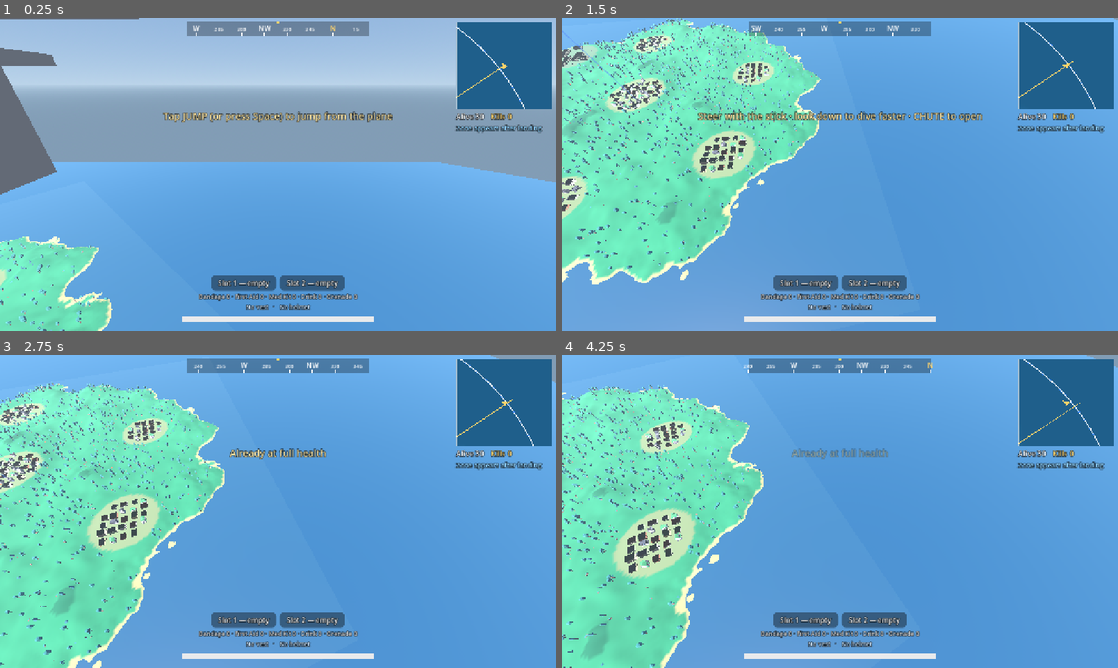
Above: before the commit, frames 1-4 (two rows, left to right).
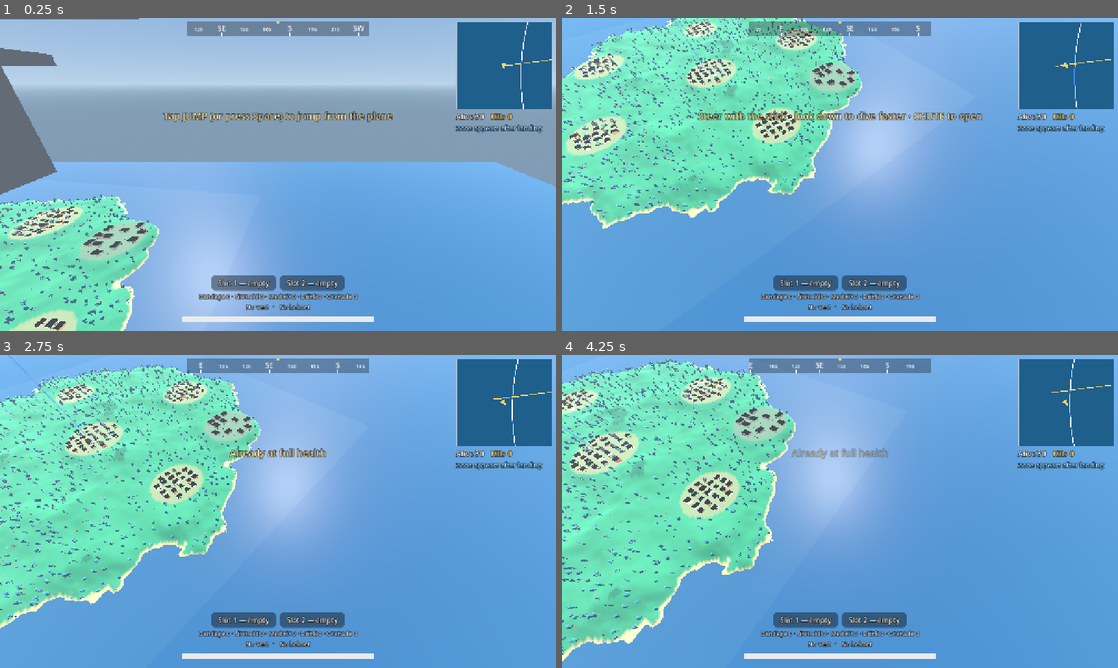
Above: after the commit, the same moments.

Repository: plummz/CLASS-APP
Game: Godot game, scene res://main.tscn
Two runs of this game, one before a commit and one after it. Both use one fixed random seed, a clock stepped at 60 frames per second and the inputs below.
Inputs (mouse positions are in pixels of both pictures, inside the frame that each line leads up to):
- Up to frame 1 (0.25 s): no input
- Up to frame 2 (1.5 s): tap Space (jump) at 0.5, 0.77 s; move the mouse to (962, 158) at 0.52 s; press the mouse at (962, 158) at 0.53 s; hold D (move_right) 0.53-1.28 s; right-click (962, 158) at 0.6 s; move the mouse to (812, 174) at 1.27 s; release the mouse at (812, 174) at 1.28 s; hold W (move_forward) from 1.28 s (still down); click (812, 174) at 1.35 s
- Up to frame 3 (2.75 s): keep holding W (move_forward); tap Space (jump) at 1.52 s; tap H (heal) at 1.55 s; move the mouse to (289, 505) at 2.02 s; hold H (heal) from 2.03 s (still down); tap F (interact) at 2.3 s
- Up to frame 4 (4.25 s): keep holding W (move_forward); move the mouse to (834, 517) at 2.77 s; release H (heal) at 2.78 s; tap F (interact) at 2.85 s; tap Space (jump) at 3.02, 3.77 s; tap Shift (run) at 3.05 s; move the mouse to (878, 514) at 3.52 s; hold Shift (run) from 3.53 s (still down); right-click (878, 514) at 3.8 s

The runs differ from the first frame. In frame 1, 21% of the frame differs, in the area x 0-100%, y 1-100%; in frame 2, 37%, in the area x 0-100%, y 0-100%; in frame 3, 33%; in frame 4, 33%.

Commit message:
v1.9.28: Battle Royale 3D doors and walk-in houses
- Fix: house floors sat 30 cm above the ground, so the doorway was a step
  the player could not climb. Floors are now level with the ground.
- New: hinged doors on house entrances; F / the context button (OPEN /
  CLOSE / PICK UP) opens and closes them, and bots open doors they reach.
- Player steps up ledges up to ~35 cm; more town plots are walk-in houses.
- New --doortest check: closed door blocks, opened door lets you in (6/6).
- Changelog 1.9.28, cache v1.5.96-20261007-royale-doors.

Co-Authored-By: Claude Opus 5.5 <noreply@anthropic.com>

Diff:
--- a/godot/royale3d/scripts/player.gd
+++ b/godot/royale3d/scripts/player.gd
@@ -519,6 +519,12 @@
 	else:
 		velocity.y -= GRAVITY * delta
 	move_and_slide()
+	# Step up small ledges (curbs, sills) instead of stopping dead in front of them
+	if is_on_floor() and direction.length_squared() > 0.01 and is_on_wall():
+		var step := Vector3(0, 0.38, 0)
+		var ahead := direction.normalized() * 0.25
+		if not test_move(global_transform, step) and not test_move(global_transform.translated(step), ahead):
+			global_position += step + ahead
 	# Water: wading slows you and deep water pushes you back to shore
 	if global_position.y < -0.6:
 		velocity.x *= 0.6
--- a/godot/royale3d/scripts/royale_game.gd
+++ b/godot/royale3d/scripts/royale_game.gd
@@ -130,7 +130,9 @@
 	_apply_settings()
 	loading_layer.queue_free()
 	_start_plane()
-	if smoke_mode:
+	if "--doortest" in args:
+		_run_door_test.call_deferred()
+	elif smoke_mode:
 		_run_smoke.call_deferred()
 	else:
 		for a in args:
@@ -715,17 +717,55 @@
 func prompt_text() -> String:
 	if player == null or player.state != "ground" or ended:
 		return ""
+	var key := "" if RoyalePlayer.is_touch_platform() else " [F]"
 	var item := nearby_loot()
-	if item.is_empty():
+	if not item.is_empty():
+		return "Pick up %s%s" % [Items.describe(item), key]
+	var door := nearby_door()
+	if not door.is_empty():
+		return ("Close door%s" if bool(door.open) else "Open door%s") % key
+	return ""
+
+## Label for the context button: PICK UP, OPEN or CLOSE (empty = hide the button).
+func interact_label() -> String:
+	if player == null or player.state != "ground":
 		return ""
-	var key := "" if RoyalePlayer.is_touch_platform() else " [F]"
-	return "Pick up %s%s" % [Items.describe(item), key]
-
+	if not nearby_loot().is_empty():
+		return "PICK UP"
+	var door := nearby_door()
+	if not door.is_empty():
+		return "CLOSE" if bool(door.open) else "OPEN"
+	return ""
+
+func nearby_door() -> Dictionary:
+	if player == null or world == null:
+		return {}
+	return world.nearest_door(player.global_position + Vector3(0, 1.0, 0) - player.global_transform.basis.z * 0.4, 2.2)
+
+## F / context button: pick up loot first, otherwise open or close the nearest door.
 func pickup_nearby() -> void:
 	var item := nearby_loot()
-	if item.is_empty():
-		return
-	_player_take(item, true)
+	if not item.is_empty():
+		_player_take(item, true)
+		return
+	var door := nearby_door()
+	if not door.is_empty():
+		world.set_door_open(door, not bool(door.open))
+		sfx.play("pickup", 0.6)
+
+var _door_clock := 0.0
+## Bots open doors they walk up to (like players pressing F).
+func _bots_open_doors(delta: float) -> void:
+	_door_clock -= delta
+	if _door_clock > 0.0:
+		return
+	_door_clock = 0.3
+	for bot in bots:
+		if bot.state != "ground" or not bot.is_alive() or bot.far:
+			continue
+		var door := world.nearest_door(bot.global_position + Vector3(0, 1.0, 0), 1.9)
+		if not door.is_empty() and not bool(door.open):
+			world.set_door_open(door, true)
 
 ## Applies an item to the player. Auto-pickup only takes things that are clearly useful.
 func _player_take(item: Dictionary, manual: bool) -> bool:
@@ -984,6 +1024,7 @@
 		player.open_chute()
 	_update_zone(delta)
 	_update_airdrop(delta)
+	_bots_open_doors(delta)
 	# Thin the haze at altitude so the island stays clear from the plane
 	var base_fog := 0.0022 if bool(settings.low) else 0.0012
 	env.environment.fog_density = base_fog * clampf(1.0 - (player.global_position.y - 40.0) / 260.0, 0.18, 1.0)
@@ -1103,6 +1144,18 @@
 	player.aiming = false
 	await get_tree().create_timer(1.2).timeout
 	await _shot(dir + "/08_bot.png")
+	# A house door: closed, then opened with the context button
+	var house: Dictionary = world.houses[0]
+	var to: Vector3 = Vector3(house.door_in) - Vector3(house.door_out)
+	player.global_position = Vector3(house.door_out) + to.normalized() * 0.6 + Vector3(0, 0.1, 0)
+	player.yaw = atan2(-to.x, -to.z)
+	player.pitch = 0.0
+	bots[0].global_position = Vector3(0, -50, 0)
+	await get_tree().create_timer(0.6).timeout
+	await _shot(dir + "/09_door_closed.png")
+	pickup_nearby()
+	await get_tree().create_timer(0.8).timeout
+	await _shot(dir + "/10_door_open.png")
 	print("ROYALE_SCREENSHOTS_DONE")
 	get_tree().quit()
 
@@ -1111,3 +1164,46 @@
 	await RenderingServer.frame_post_draw
 	get_viewport().get_texture().get_image().save_png(path)
 	print("saved ", path)
+
+## Walks the player into several houses: blocked while the door is closed, inside once it's open.
+func _run_door_test() -> void:
+	await get_tree().create_timer(0.5).timeout
+	if plane_node: plane_node.queue_free(); plane_node = null
+	player.state = "ground"
+	player.health = 100000.0
+	var passed := 0
+	var tested := 0
+	for house in world.houses.slice(0, 6):
+		tested += 1
+		var node: Node3D = house.node
+		var start: Vector3 = house.door_out
+		var target: Vector3 = house.door_in
+		var results := []
+		for open_first in [false, true]:
+			player.global_position = start + Vector3(0, 0.1, 0)
+			player.velocity = Vector3.ZERO
+			var to := target - start
+			player.yaw = atan2(-to.x, -to.z)
+			player.pitch = 0.0
+			await get_tree().physics_frame
+			var door := world.nearest_door(start + to.normalized() * 2.5 + Vector3(0, 1.0, 0), 2.5)
+			world.set_door_open(door, false)
+			await get_tree().create_timer(0.5).timeout
+			if open_first:
+				player.global_position = start + to.normalized() * 1.2 + Vector3(0, 0.1, 0)
+				await get_tree().physics_frame
+				pickup_nearby()   # same as pressing F next to the door
+				await get_tree().create_timer(0.6).timeout
+				player.global_position = start + Vector3(0, 0.1, 0)
+			Input.action_press("move_forward")
+			await get_tree().create_timer(3.0).timeout
+			Input.action_release("move_forward")
+			var local := node.to_local(player.global_position)
+			var inside: bool = absf(local.x) < float(house.w) * 0.5 - 0.2 and absf(local.z) < float(house.d) * 0.5 - 0.2
+			results.append(inside)
+		var ok: bool = results[0] == false and results[1] == true
+		if ok: passed += 1
+		print("DOORTEST house %d: closed->inside=%s open->inside=%s %s" % [tested, results[0], results[1], "OK" if ok else "FAIL"])
+	print("DOORTEST %d/%d passed" % [passed, tested])
+	print("DOORTEST_PASS" if passed == tested else "DOORTEST_FAIL")
+	get_tree().quit()
--- a/godot/royale3d/scripts/touch_controls.gd
+++ b/godot/royale3d/scripts/touch_controls.gd
@@ -72,7 +72,7 @@
 		"ground": return p.state == "ground"
 		"plane": return p.state == "plane"
 		"freefall": return p.state == "freefall"
-		"pickup": return p.state == "ground" and not game.nearby_loot().is_empty()
+		"pickup": return p.state == "ground" and not game.interact_label().is_empty()
 		"heal": return p.state == "ground" and not p.best_heal().is_empty()
 		"grenade": return p.state == "ground" and p.grenades > 0
 	return false
@@ -203,14 +203,15 @@
 		if action == "interact": fill = Color(0.95, 0.75, 0.25, 0.8)
 		draw_circle(c, r, fill)
 		draw_arc(c, r, 0, TAU, 48, RING, 3.0 * u, true)
-		draw_string(font, c + Vector2(-r, r * 0.12), String(b.label), HORIZONTAL_ALIGNMENT_CENTER, r * 2.0, int(clampf(r * 0.34, 13.0 * u, 24.0 * u)), INK_ON if on or action == "interact" else INK)
+		var label: String = game.interact_label() if action == "interact" else String(b.label)
+		draw_string(font, c + Vector2(-r, r * 0.12), label, HORIZONTAL_ALIGNMENT_CENTER, r * 2.0, int(clampf(r * 0.34, 13.0 * u, 24.0 * u)), INK_ON if on or action == "interact" else INK)
 
 ## Redraw only when something visible changes (vector redraws every frame cost frame rate).
 func _process(_delta: float) -> void:
 	if not visible or game == null or game.player == null:
 		return
 	var p: RoyalePlayer = game.player
-	var st := "%s|%s|%s|%s|%s|%s|%s|%s|%s|%s" % [p.state, p.stance, p.aiming, stick_finger, stick_vector.snapped(Vector2(0.03, 0.03)), Input.is_action_pressed("fire"), game._ui_blocking(), game.nearby_loot().is_empty(), p.best_heal().is_empty(), p.grenades > 0]
+	var st := "%s|%s|%s|%s|%s|%s|%s|%s|%s|%s" % [p.state, p.stance, p.aiming, stick_finger, stick_vector.snapped(Vector2(0.03, 0.03)), Input.is_action_pressed("fire"), game._ui_blocking(), game.interact_label(), p.best_heal().is_empty(), p.grenades > 0]
 	if st != _last_state:
 		_last_state = st
 		queue_redraw()
--- a/godot/royale3d/scripts/world.gd
+++ b/godot/royale3d/scripts/world.gd
@@ -11,6 +11,7 @@
 const WATER_Y := 0.0
 const WALL_T := 0.25
 const STOREY := 3.0
+const FLOOR_TOP := 0.05   ## floor surface above the ground: low enough to walk straight in
 
 const TOWN_NAMES := ["Rizal Heights", "Mabini Port", "Campus Row", "Bonifacio Farm", "Luna Ridge", "Aguinaldo Square"]
 
@@ -33,6 +34,8 @@
 var _heights_ready := false
 var towns: Array[Dictionary] = []         ## {name, pos: Vector2, radius, y, tier}
 var loot_points: Array[Dictionary] = []   ## {pos: Vector3, tier, path: Array[Vector3]}
+var doors: Array[Dictionary] = []         ## {hinge: Node3D, center: Vector3, open: bool, swing: float}
+var houses: Array[Dictionary] = []        ## {node, w, d, door_out: Vector3, door_in: Vector3}
 var map_texture: ImageTexture
 var quality_low := false
 
@@ -291,7 +294,7 @@
 				_add_loot_point(Vector3(p.x, y + 0.3, p.y), 2, [])
 			continue
 		var roll := rng.randf()
-		if roll < 0.62 or walk_in < 4:
+		if roll < 0.75 or walk_in < 4:
 			walk_in += 1
 			var w := 8.0 if rng.randf() < 0.5 else 10.0
 			var d: float = [8.0, 10.0, 12.0][rng.randi_range(0, 2)]
@@ -386,12 +389,12 @@
 	var hd := d * 0.5
 	var floor_color := Color("8a6a4a") if not warehouse else Color("6d6f6a")
 	var height := STOREY if not warehouse else 5.0
-	# Foundation / floor
-	_box(st, body, Vector3(0, 0.1, 0), Vector3(w, 0.4, d), floor_color)
+	# Floor slab: its top is only FLOOR_TOP above the ground so there is no step at the door
+	_box(st, body, Vector3(0, FLOOR_TOP - 0.2, 0), Vector3(w, 0.4, d), floor_color)
 	var door_w := 1.5 if not warehouse else 4.0
 	var door_h := 2.3 if not warehouse else 3.6
 	for f in floors:
-		var by := 0.3 + f * STOREY
+		var by := FLOOR_TOP + f * STOREY
 		var win := [0.0, 1.2, 1.0, 2.1]
 		# Front wall (-Z) has the door on the ground floor
 		var front_openings: Array = [[w * 0.5, door_w, 0.0, door_h]] if f == 0 else [[w * 0.5, 1.2, 1.0, 2.1]]
@@ -415,22 +418,22 @@
 			var door_in := Vector3(0, by, -hd + 1.4)
 			var path: Array[Vector3] = [node.to_global(door_out), node.to_global(door_in)]
 			if f == 1:
-				path.append(node.to_global(Vector3(hw - 1.4, 0.3, hd - 1.0)))
+				path.append(node.to_global(Vector3(hw - 1.4, FLOOR_TOP, hd - 1.0)))
 				path.append(node.to_global(Vector3(hw - 1.4, by, -hd + 1.6)))
 			_add_loot_point(node.to_global(local), tier, path)
 	if floors == 2:
 		# Upper floor with a stair hole along the right wall, plus a ramp-style staircase
 		var hole_w := 1.5
-		var slab_y := 0.3 + STOREY - 0.1
+		var slab_y := FLOOR_TOP + STOREY - 0.1
 		_box(st, body, Vector3(-hole_w * 0.5, slab_y, 0), Vector3(w - hole_w, 0.2, d), floor_color)
 		_box(st, body, Vector3(hw - hole_w * 0.5, slab_y, -hd + 1.0), Vector3(hole_w, 0.2, 2.0), floor_color)
 		var run := d - 3.2
 		var angle := atan2(STOREY, run)
 		var ramp_len := sqrt(run * run + STOREY * STOREY)
 		var ramp_basis := Basis(Vector3.RIGHT, angle)
-		_box(st, body, Vector3(hw - hole_w * 0.5 - 0.05, 0.3 + STOREY * 0.5, hd - 1.1 - run * 0.5 + 0.0), Vector3(hole_w - 0.2, 0.18, ramp_len), Color("9a7a58"), true, ramp_basis)
+		_box(st, body, Vector3(hw - hole_w * 0.5 - 0.05, FLOOR_TOP + STOREY * 0.5, hd - 1.1 - run * 0.5 + 0.0), Vector3(hole_w - 0.2, 0.18, ramp_len), Color("9a7a58"), true, ramp_basis)
 	# Roof slab with a slight overhang
-	var top := 0.3 + floors * STOREY if not warehouse else 0.3 + height
+	var top := FLOOR_TOP + floors * STOREY if not warehouse else FLOOR_TOP + height
 	_box(st, body, Vector3(0, top + 0.12, 0), Vector3(w + 0.6, 0.25, d + 0.6), roof_color)
 	var mi := MeshInstance3D.new()
 	mi.mesh = st.commit()
@@ -441,6 +444,72 @@
 	mat.metallic_specular = 0.1
 	mi.material_override = mat
 	node.add_child(mi)
+	# Hinged doors in the ground-floor doorways (warehouses keep open loading bays)
+	if not warehouse:
+		_add_door(node, Vector3(w * 0.5 - hw, FLOOR_TOP, -hd), door_w, door_h, 1.0)
+		if d >= 10.0:
+			_add_door(node, Vector3(w * 0.7 - hw, FLOOR_TOP, hd), door_w, door_h, -1.0)
+	houses.append({"node": node, "w": w, "d": d, "door_out": node.to_global(Vector3(0, FLOOR_TOP, -hd - 2.5)), "door_in": node.to_global(Vector3(0, FLOOR_TOP, -hd + 1.5))})
+
+## A door panel that swings on a hinge at the doorway's left edge. side = 1 for the front wall
+## (opens inward toward +Z), -1 for the back wall.
+func _add_door(house: Node3D, doorway_center: Vector3, width: float, height: float, side: float) -> void:
+	var hinge := Node3D.new()
+	hinge.position = doorway_center + Vector3(-width * 0.5 * side, 0, 0)
+	house.add_child(hinge)
+	var body := StaticBody3D.new()
+	body.collision_layer = 1
+	hinge.add_child(body)
+	var panel_size := Vector3(width - 0.06, height - 0.04, 0.07)
+	var offset := Vector3(width * 0.5 * side, height * 0.5, 0)
+	var cs := CollisionShape3D.new()
+	var shape := BoxShape3D.new()
+	shape.size = panel_size
+	cs.shape = shape
+	cs.position = offset
+	body.add_child(cs)
+	var mesh := MeshInstance3D.new()
+	var box := BoxMesh.new()
+	box.size = panel_size
+	box.material = _door_material()
+	mesh.mesh = box
+	mesh.position = offset
+	body.add_child(mesh)
+	# Handle
+	var knob := MeshInstance3D.new()
+	var sphere := SphereMesh.new()
+	sphere.radius = 0.04
+	sphere.height = 0.08
+	knob.mesh = sphere
+	knob.position = offset + Vector3(width * 0.38 * side, -0.1, -0.06)
+	body.add_child(knob)
+	doors.append({"hinge": hinge, "center": house.to_global(doorway_center + Vector3(0, 1.0, 0)), "open": false, "swing": -side})
+
+var _door_mat: StandardMaterial3D
+func _door_material() -> StandardMaterial3D:
+	if _door_mat == null:
+		_door_mat = StandardMaterial3D.new()
+		_door_mat.albedo_color = Color("7a5232")
+		_door_mat.roughness = 0.8
+	return _door_mat
+
+func nearest_door(pos: Vector3, max_dist := 2.2) -> Dictionary:
+	var best := {}
+	var best_d := max_dist
+	for door in doors:
+		var d := pos.distance_to(door.center)
+		if d < best_d:
+			best_d = d
+			best = door
+	return best
+
+func set_door_open(door: Dictionary, open: bool) -> void:
+	if door.is_empty() or bool(door.open) == open:
+		return
+	door.open = open
+	var hinge: Node3D = door.hinge
+	var tween := hinge.create_tween()
+	tween.tween_property(hinge, "rotation:y", deg_to_rad(100.0) * float(door.swing) if open else 0.0, 0.35).set_trans(Tween.TRANS_SINE)
 
 func _add_loot_point(pos: Vector3, tier: int, path: Array) -> void:
 	var typed: Array[Vector3] = []
Not shown, changed: features/royale3d/game/index.html
Not shown, changed: features/royale3d/game/index.pck
Not shown, changed: features/royale3d/royale3d.js
Not shown, changed: features/updates/changelog.js
Not shown, changed: godot/royale3d/README.md
Not shown, changed: index.html
Not shown, changed: sw.js
